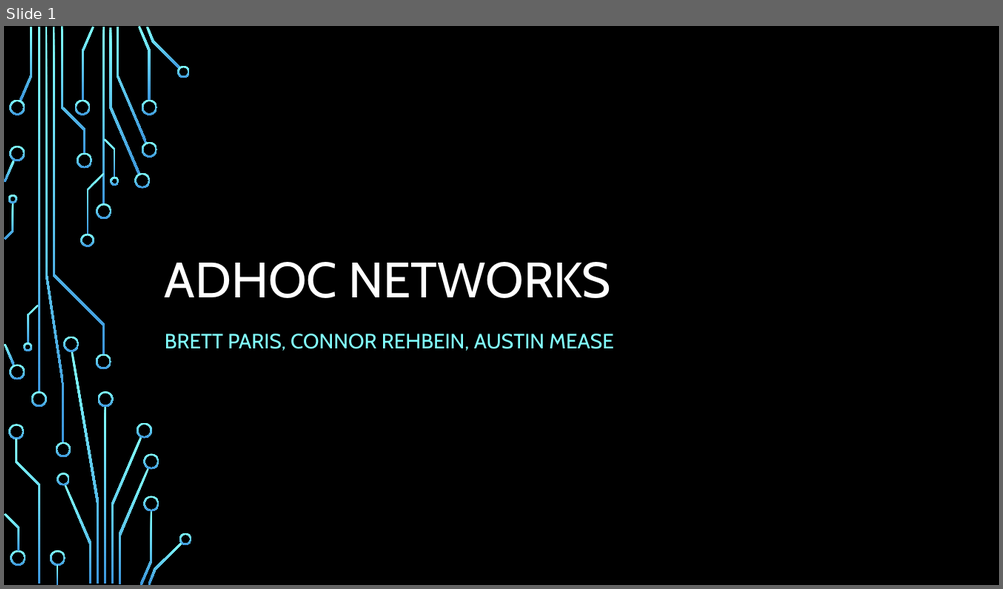
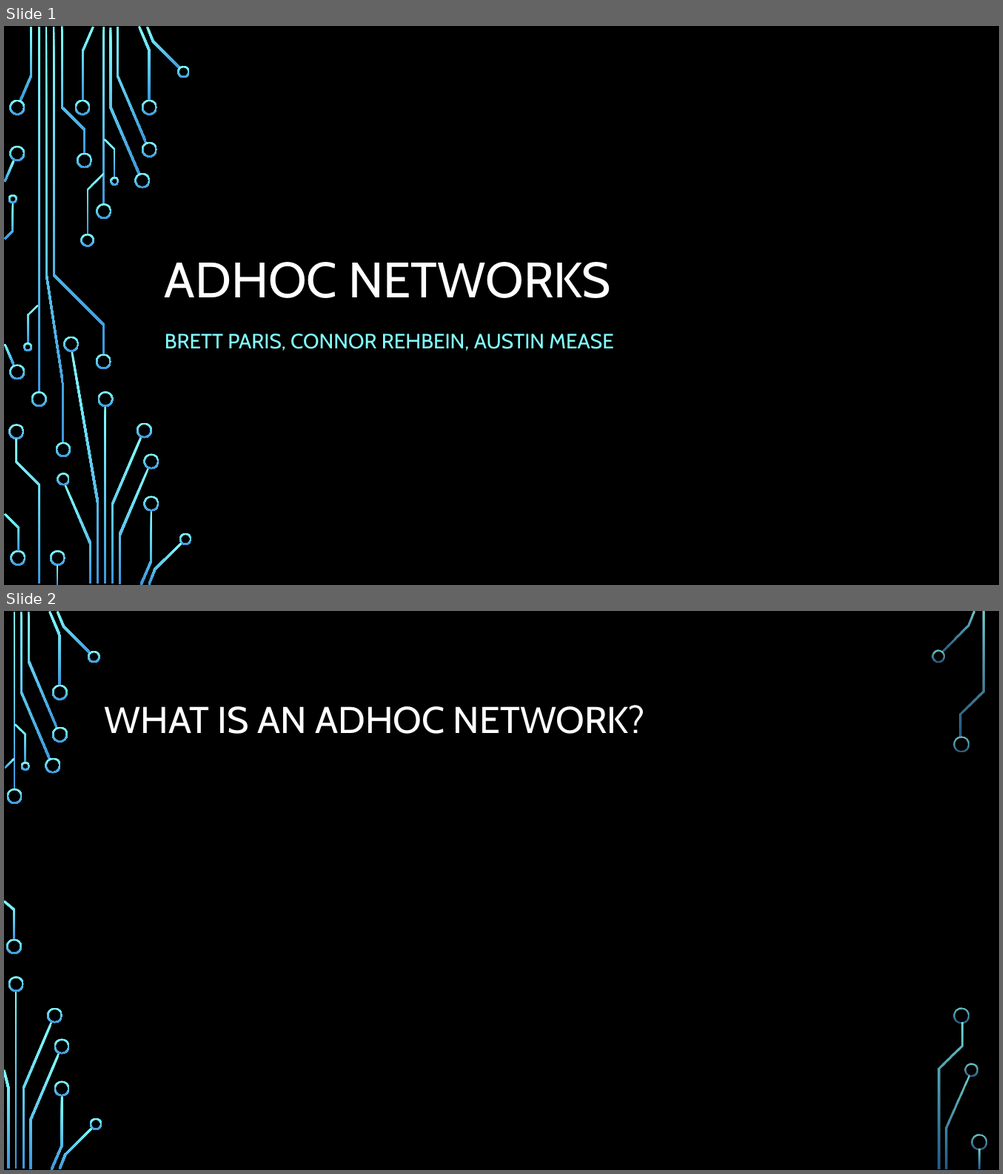
Before and after one commit to measeaustin/537P2, a slide deck: Presentation.pptx. Shown one above the other, each under a label of ours: slide 1 before the commit, slides 1 and 2 after it. The pictures are 1003x589 and 1003x1174 pixels, drawn with LibreOffice and Linux fonts; fonts in the diff are those of the drawing; background and template pictures are left out. Boxes give left, top, right and bottom in pixels: in the first picture for what was removed or moved away, otherwise in the second. Text is boxed around its words. In the diff, an @@ line names an element or a change of style, - is before the commit and + after.

```diff
--- a/Presentation.pptx
+++ b/Presentation.pptx
@@ slide 2 added at bbox=[4, 611, 999, 1170], background picture (left out) @@
@@ title added at bbox=[105, 705, 645, 734], 36 pt, text #FFFFFF @@
+WHAT IS AN ADHOC NETWORK?
@@ group added at bbox=[4, 611, 987, 1170]: 33 freeform shapes, 3 rectangles @@
```
Also in this commit, not shown: 4 other slides added, 1 other file.
